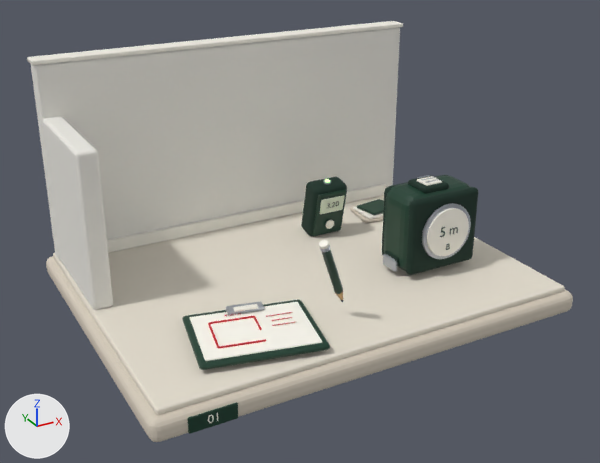
Renders of the glTF model assets/3d/paso-1.glb from each side of a commit.
One viewpoint serves both versions: a 50 mm lens placed at (-2.97, -5.43, 3.25), pointed at (-0.06, -0.14, 0.6). The axes (+X, +Y, +Z) are drawn at lower left. The lights are the same throughout. The older version comes first. Where no turn or scale is listed for an object, it has been applied to the vertices.

The older version as bpy lines, for what is in view:
```python
ob_cara_del_láser = bpy.data.objects.new('Cara del láser', me_cara_del_láser)
ob_cara_del_láser.location = (0.55, 0.426, 0.438)
ob_carcasa_ergonómica = bpy.data.objects.new('Carcasa ergonómica', me_carcasa_ergonómica)
ob_carcasa_ergonómica.location = (0.98, -0.43, 0.57)
ob_cinco_metros = bpy.data.objects.new('Cinco metros', me_cinco_metros)
ob_cinco_metros.location = (0.979, -0.698, 0.606)
ob_cuerpo_del_lápiz = bpy.data.objects.new('Cuerpo del lápiz', me_cylinder_016)
ob_cuerpo_del_lápiz.location = (-0.222, -0.907, 0.631)
ob_marca_del_flexómetro = bpy.data.objects.new('Marca del flexómetro', me_marca_del_flexómetro)
ob_marca_del_flexómetro.location = (0.982, -0.698, 0.465)
ob_muestra_de_acabado_2 = bpy.data.objects.new('Muestra de acabado 2', me_muestra_de_acabado_2)
ob_muestra_de_acabado_2.location = (1.21, 0.66, 0.282)
ob_placa_del_paso = bpy.data.objects.new('Placa del paso', me_placa_del_paso)
ob_placa_del_paso.location = (-1.36, -1.37, 0.07)
ob_portapapeles = bpy.data.objects.new('Portapapeles', me_portapapeles)
ob_portapapeles.location = (-0.81, -0.83, 0.255)
ob_retorno_de_pared = bpy.data.objects.new('Retorno de pared', me_retorno_de_pared)
ob_retorno_de_pared.location = (-1.61, 0.63, 0.82)
# also in view: 'Pared de fondo' at (0.0, 1.16, 1.03); 'Frente marfil' at (0.98, -0.68, 0.58); 'Base de la maqueta' at (0.0, 0.0, 0.07); 'Banda de goma frontal' at (0.98, -0.61, 0.57); 'Plano de suelo' at (0.0, 0.0, 0.18)
```
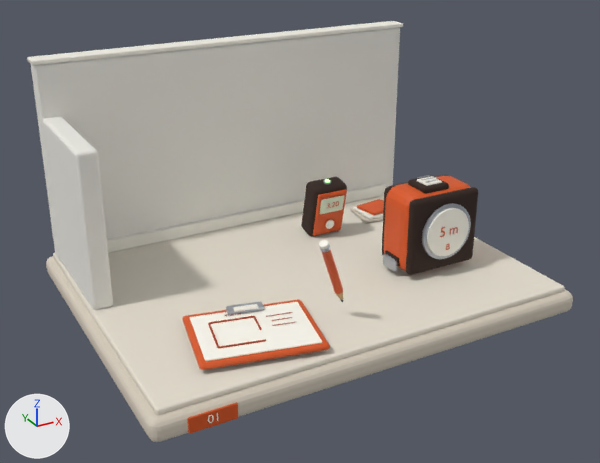
Changed parts and their boxes (x1, y1, x2, y2) in the pictures (600 x 463 px):
```json
{"object": "Carcasa ergonómica", "change": "recoloured", "before": [383, 176, 471, 271], "after": [383, 176, 471, 271], "on screen": "dark green to orange"}
{"object": "Portapapeles", "change": "recoloured", "before": [182, 299, 330, 370], "after": [182, 299, 330, 370], "on screen": "dark green to orange"}
{"object": "Placa del paso", "change": "recoloured", "before": [188, 402, 238, 434], "after": [188, 402, 238, 434], "on screen": "dark green to orange"}
{"object": "Cara del láser", "change": "recoloured", "before": [313, 189, 347, 236], "after": [313, 189, 347, 236], "on screen": "dark green to orange"}
{"object": "Cuerpo del lápiz", "change": "recoloured", "before": [322, 249, 343, 294], "after": [322, 249, 343, 294], "on screen": "dark green to orange"}
{"object": "Muestra de acabado 2", "change": "recoloured", "before": [357, 199, 384, 215], "after": [357, 199, 384, 215], "on screen": "dark green to orange"}
{"object": "Cinco metros", "change": "recoloured", "before": [440, 227, 458, 237], "after": [440, 227, 458, 237]}
{"object": "Lectura del láser", "change": "recoloured", "before": [328, 201, 339, 208], "after": [328, 201, 339, 208]}
```

Scene script edits in JSON lines:
```json
{"op": "set", "path": "mat_azul_bolaños.base_color", "old": "(0.00439, 0.0437, 0.0232)", "new": "(0.694, 0.0931, 0.0103)", "note": "dark green #0e3b2a -> orange #d9561a"}
```
